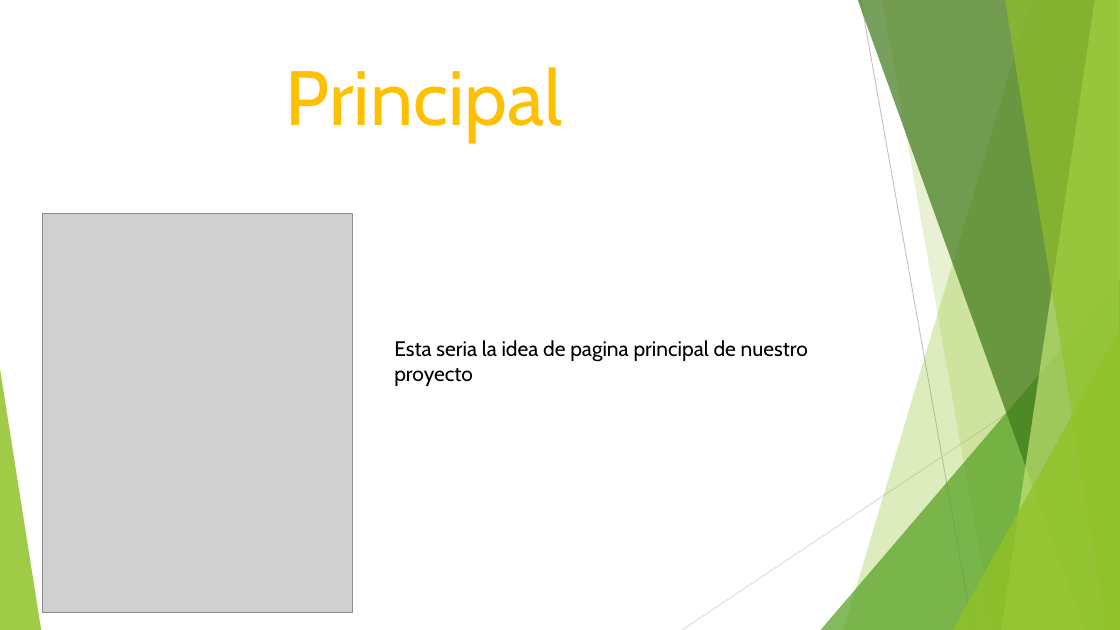
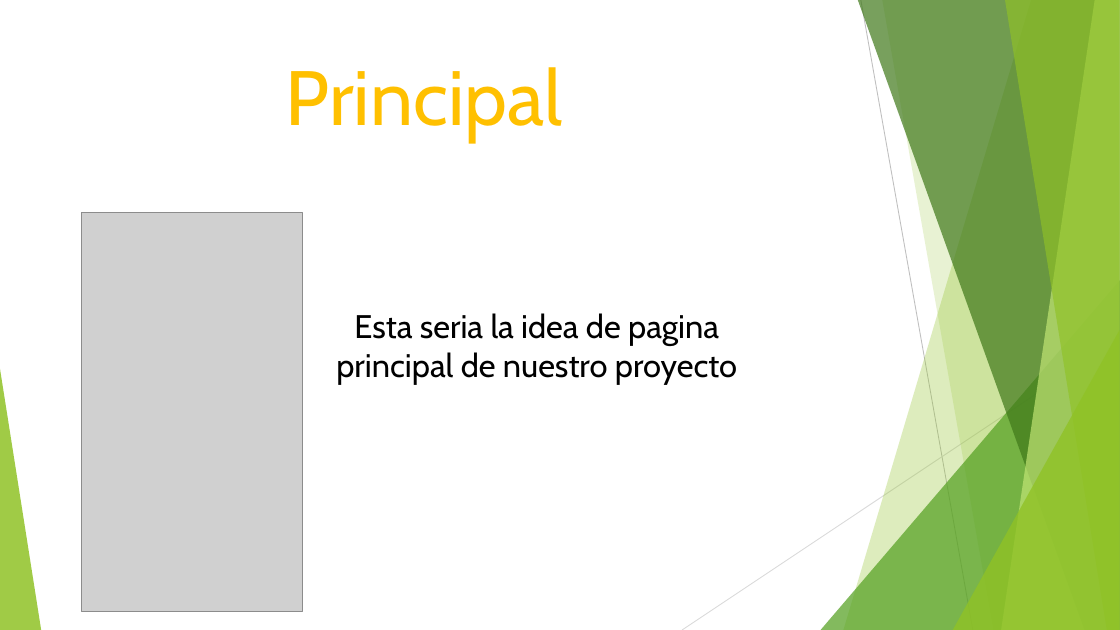
Before and after one commit to Tiinocm/ProyectoIntegrado, a slide deck: slide 3 of carles/poryecto integrado.pptx. Drawn at 1120x630 pixels with LibreOffice and Linux fonts; fonts in the diff are those of the drawing; grey boxes stand for pictures. Boxes give left, top, right and bottom in pixels: in the first picture for what was removed or moved away, otherwise in the second. Text is boxed around its words. In the diff, an @@ line names an element or a change of style, - is before the commit and + after.

```diff
--- a/carles/poryecto integrado.pptx
+++ b/carles/poryecto integrado.pptx
@@ picture: place and size @@
-picture at (43,214,353,613)
+picture at (82,213,302,612)
@@ text "Esta seria la idea de ...": place and size @@
-text "Esta seria la idea de ..." at (394,340,808,386)
+text "Esta seria la idea de ..." at (336,313,737,385)
@@ text "Esta seria la idea de ..." at (336,313,737,385): size 18 to 28 pt; alignment left to centre @@
```
Also in this commit, not shown: 7 other slides changed.
